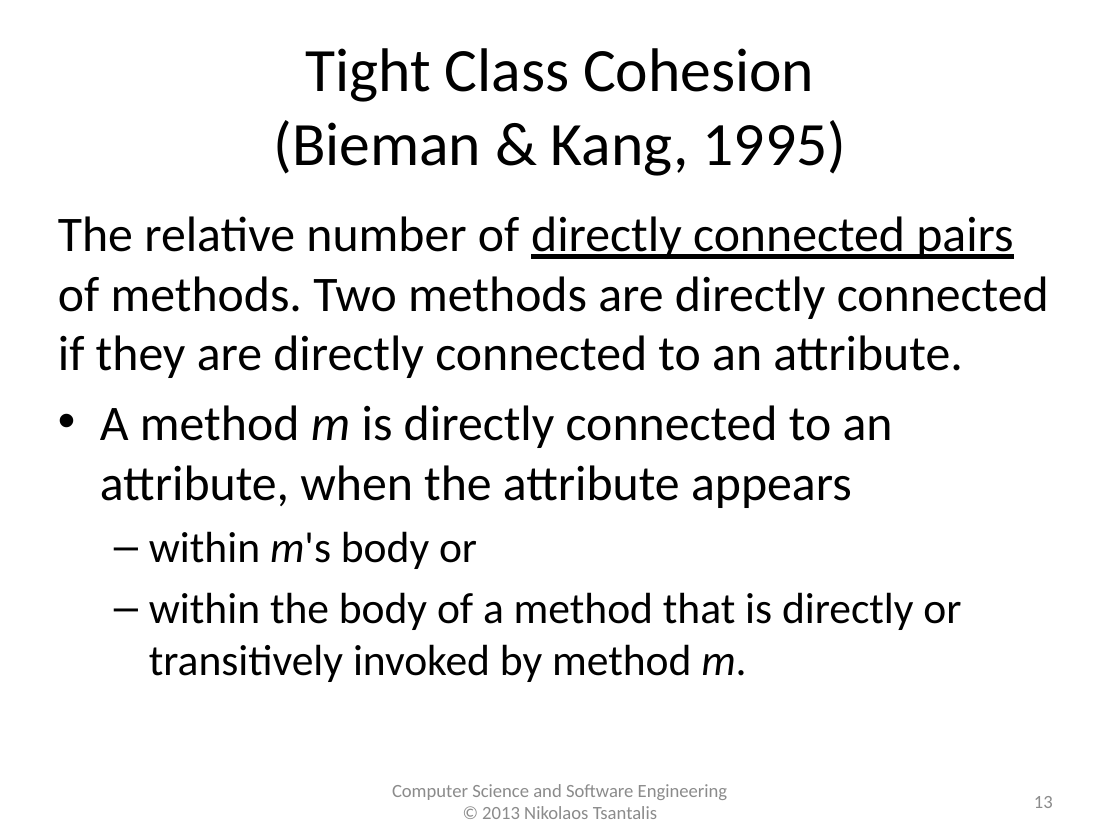
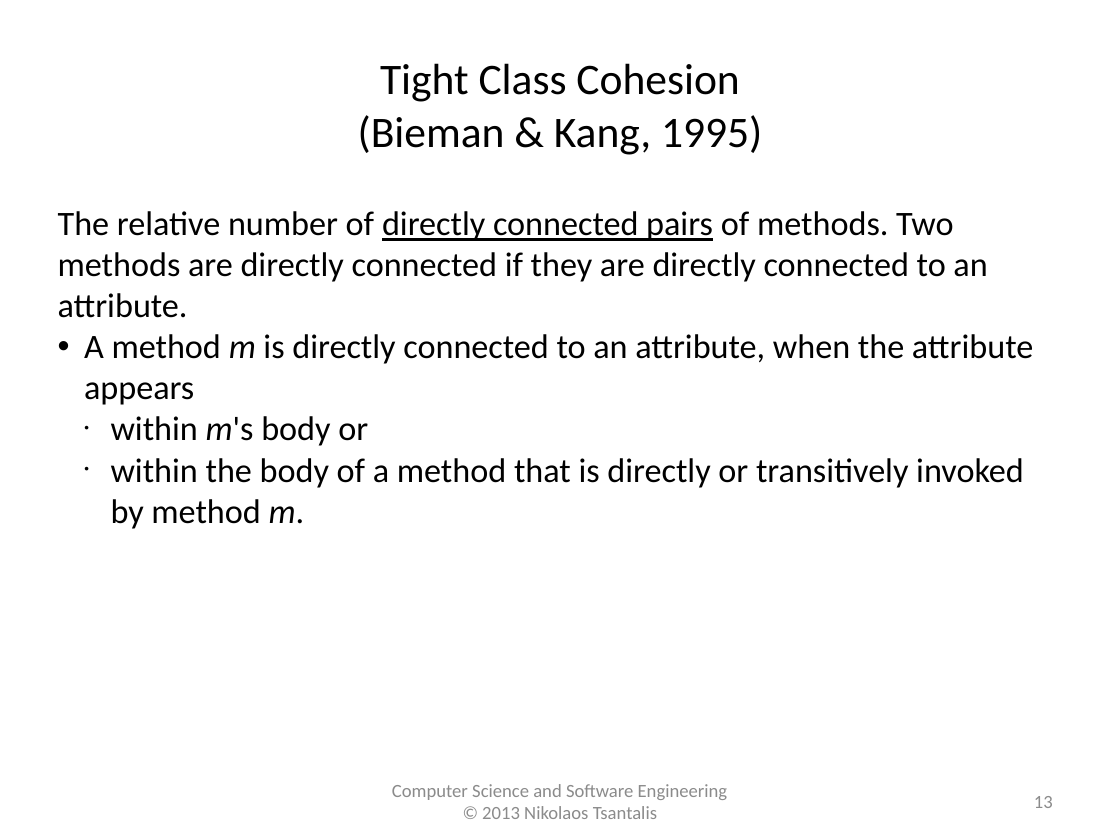
Before and after one commit to tajmilur-rahman/SOEN6611, a slide deck: slide 13 of lectures/lec4/Cohesion_Metrics_History.pptx. Drawn at 1120x840 pixels with LibreOffice and Linux fonts; fonts in the diff are those of the drawing. Boxes give left, top, right and bottom in pixels: in the first picture for what was removed or moved away, otherwise in the second. Text is boxed around its words. In the diff, an @@ line names an element or a change of style, - is before the commit and + after.

Commit message:
project data files updated. class lectures updated.

```diff
--- a/lectures/lec4/Cohesion_Metrics_History.pptx
+++ b/lectures/lec4/Cohesion_Metrics_History.pptx
@@ text at [358,63,762,155]: text changed; size 39.6 to 28 pt @@
-Tight Class Cohesion
-(Bieman & Kang, 1995)
+Tight Class Cohesion
+(Bieman & Kang, 1995)
@@ text "The relative number of directly ..." at [58,211,1033,529]: size 32 to 22 pt in "The relative number of directly connected pairs ...", "A method m is directly connected to ..."; size 28 to 22 pt in "within m's body or", "within the body of a method that ..."; less space between paragraphs; indent changed; bullet – to ● @@
```
Also in this commit, not shown: 11 other slides changed, 7 slides added, 7 slides removed, 9 other files.
